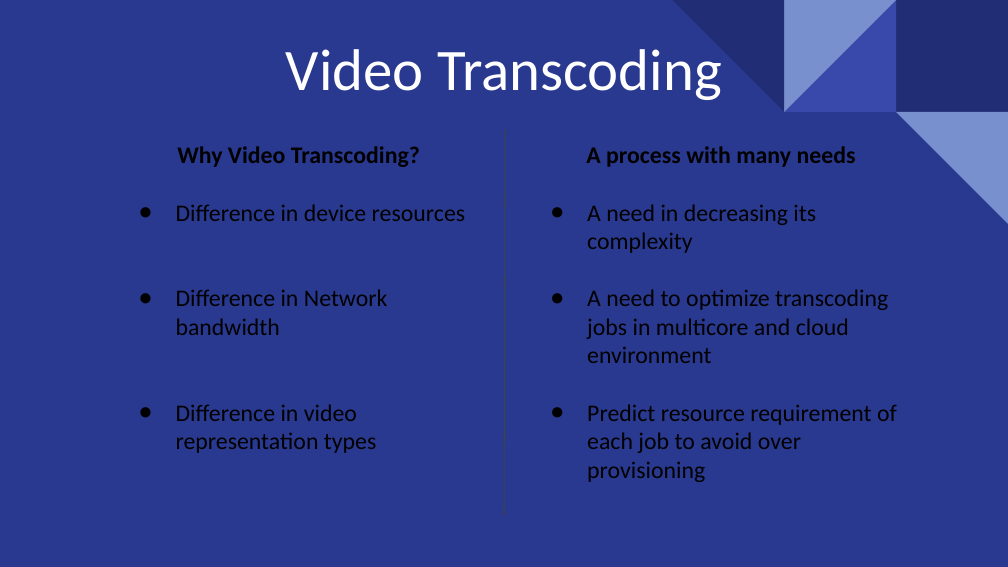
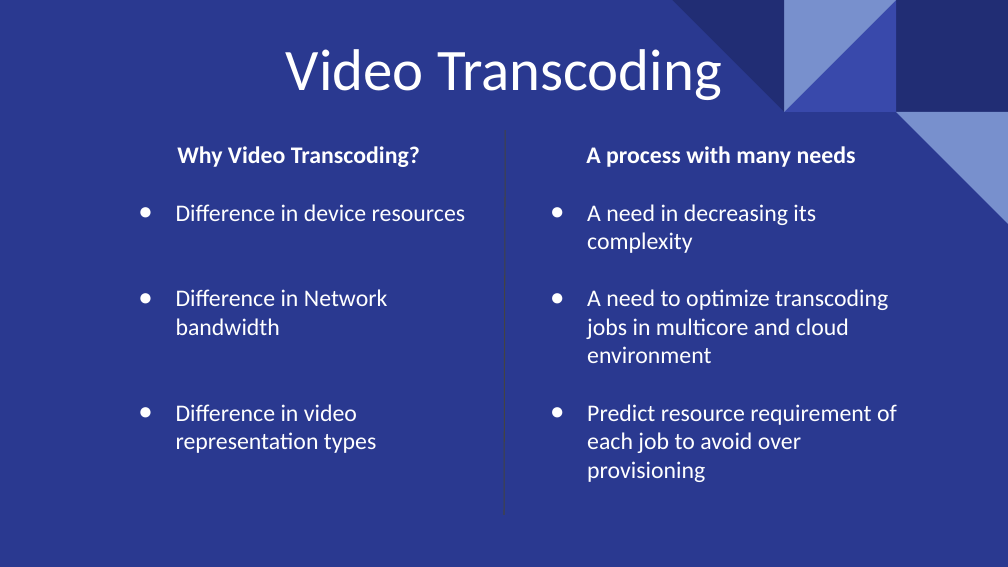
Before and after one commit to branavan94/Python_ForDataAnalysis, a slide deck: slide 3 of Python for Data Analysis.pptx. Drawn at 1008x567 pixels with LibreOffice and Linux fonts; fonts in the diff are those of the drawing. Boxes give left, top, right and bottom in pixels: in the first picture for what was removed or moved away, otherwise in the second. Text is boxed around its words. In the diff, an @@ line names an element or a change of style, - is before the commit and + after.

Commit message:
edit ppt

```diff
--- a/Python for Data Analysis.pptx
+++ b/Python for Data Analysis.pptx
@@ text "Why Video Transcoding?" at (176,146,466,453): text colour #000000 to #FFFFFF; bullet colour #000000 to #FFFFFF @@
@@ text "A process with many needs" at (586,146,897,482): text colour #000000 to #FFFFFF; bullet colour #000000 to #FFFFFF @@
```
Also in this commit, not shown: 2 other slides changed.
